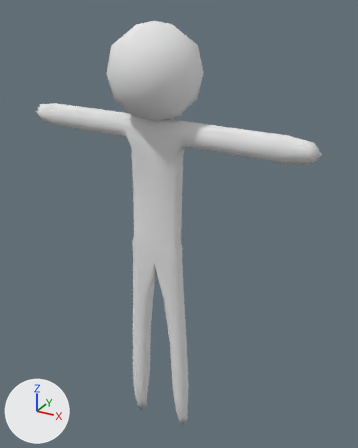
What one commit did to the Blender file models/ometto/ometto.blend.
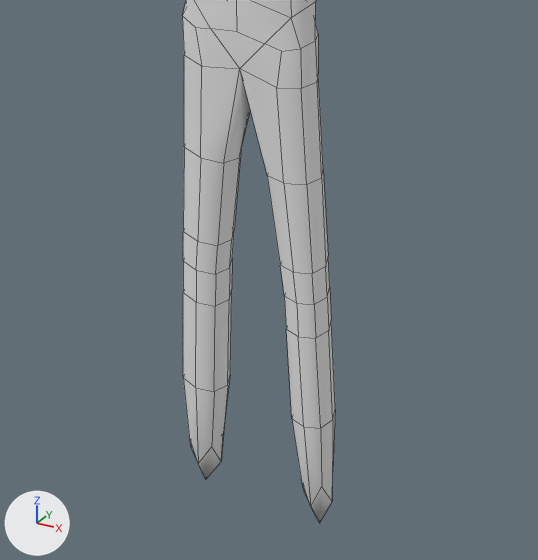
Each version appears first whole from a 50 mm camera at (5.54, -9.2, 10.66) aimed at (0.34, 0.26, 5.92), and next in a close-up on the part from 18% to 73% of the width and 52% to 98% of the height. The axes (+X, +Y, +Z) are drawn at lower left. The lights are the same throughout. The close-ups show mesh edges as thin lines.
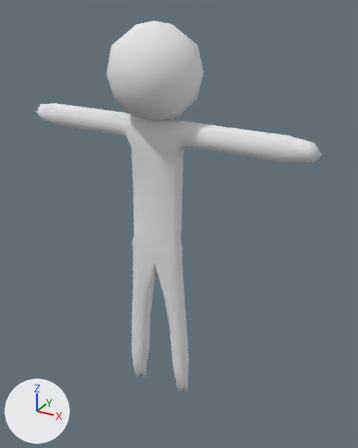
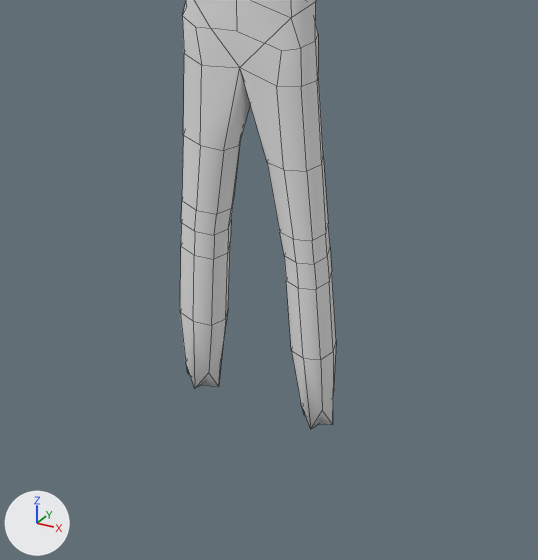
The newer file is also turned or shifted as a whole; pictures and numbers use the older file's frame.

Where the change shows, as pixel boxes (x1, y1, x2, y2) in the close-ups (538 x 560 px; the box of a moved part takes in the faces that stretch with it):
'Cube', reshaped
    before: (182, 0, 335, 523)
    after: (180, 0, 336, 429)
part 1 of me_cube, moved or reshaped
    before: (183, 55, 335, 523)
    after: (180, 54, 336, 429)

What the commit changed:
me_cube is used by ob_cube; location (-0.01, -0.05, 0.32); scale (0.324, 0.324, 0.324).
me_cube had 358 vertices, 354 faces and spanned x -10.4..11.1, y -3.7..2.6, z -0.9..31.1.
me_cube now has 358 vertices, 354 faces and spans x -10.4..11.1, y -3.7..2.6, z 3.0..31.1.
me_cube part 1: 99 of 358 vertices moved; they spanned x -2.6..2.6, y -1.0..0.3, z -0.9..13.6 and now span x -2.6..2.6, y -1.0..0.3, z 3.0..13.7; mean shift (0.0, 0.0, 1.7); largest move (2.1, -0.3, -0.8) -> (2.1, -0.3, 3.2).
